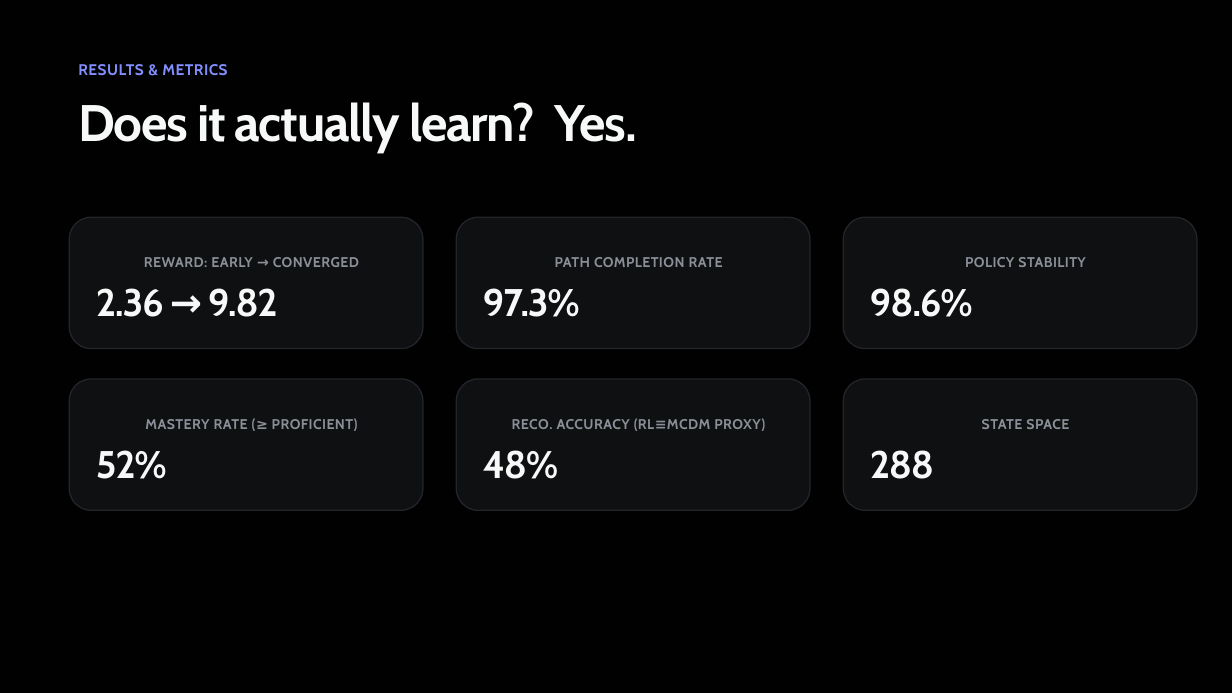
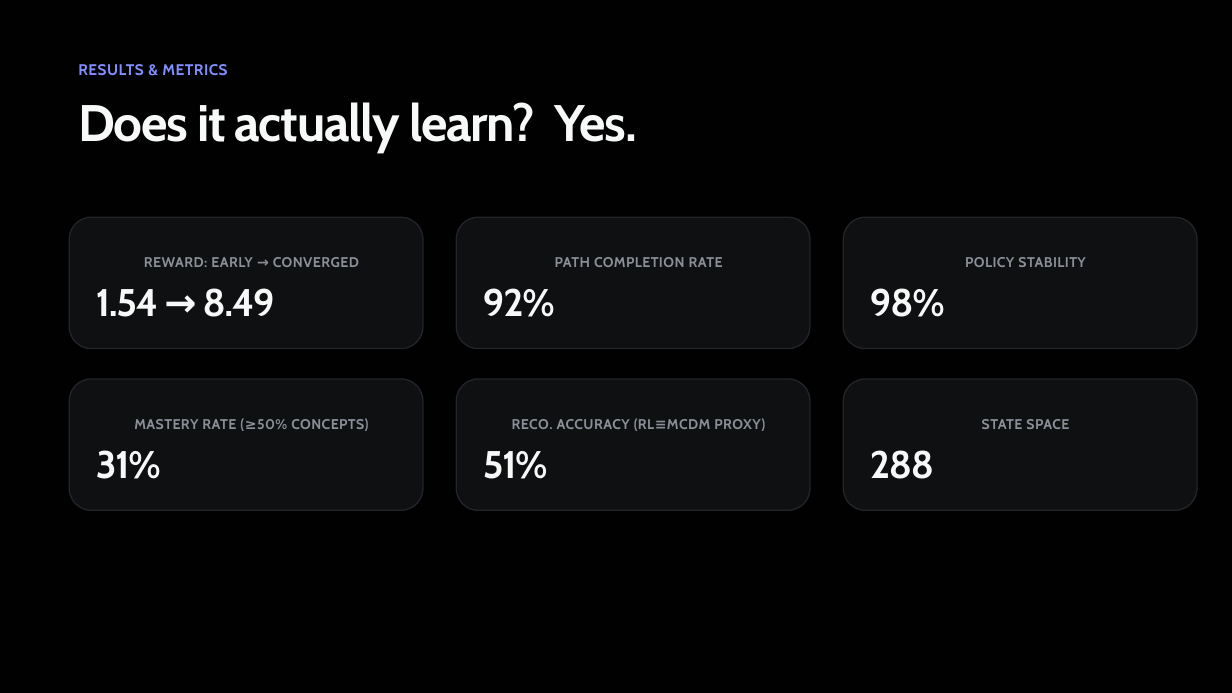
Before and after one commit to advait666202/Learning-Path-Recommender, a slide deck: slide 9 of presentation/RDMU_Learning_Path_Recommender.pptx. Drawn at 1232x693 pixels with LibreOffice and Linux fonts; fonts in the diff are those of the drawing. Boxes give left, top, right and bottom in pixels: in the first picture for what was removed or moved away, otherwise in the second. Text is boxed around its words. In the diff, an @@ line names an element or a change of style, - is before the commit and + after.

```diff
--- a/presentation/RDMU_Learning_Path_Recommender.pptx
+++ b/presentation/RDMU_Learning_Path_Recommender.pptx
@@ text in rounded rectangle at bbox=[96, 288, 275, 317]: text changed @@
-2.36 → 9.82
+1.54 → 8.49
@@ text in rounded rectangle at bbox=[483, 288, 555, 317]: text changed @@
-97.3%
+92%
@@ text in rounded rectangle at bbox=[870, 288, 945, 317]: text changed @@
-98.6%
+98%
@@ text in rounded rectangle at bbox=[96, 418, 368, 479]: text changed @@
-MASTERY RATE (≥ PROFICIENT)
-52%
+MASTERY RATE (≥50% CONCEPTS)
+31%
@@ text in rounded rectangle at bbox=[483, 451, 548, 479]: text changed @@
-48%
+51%
```
Also in this commit, not shown: 8 other files.
